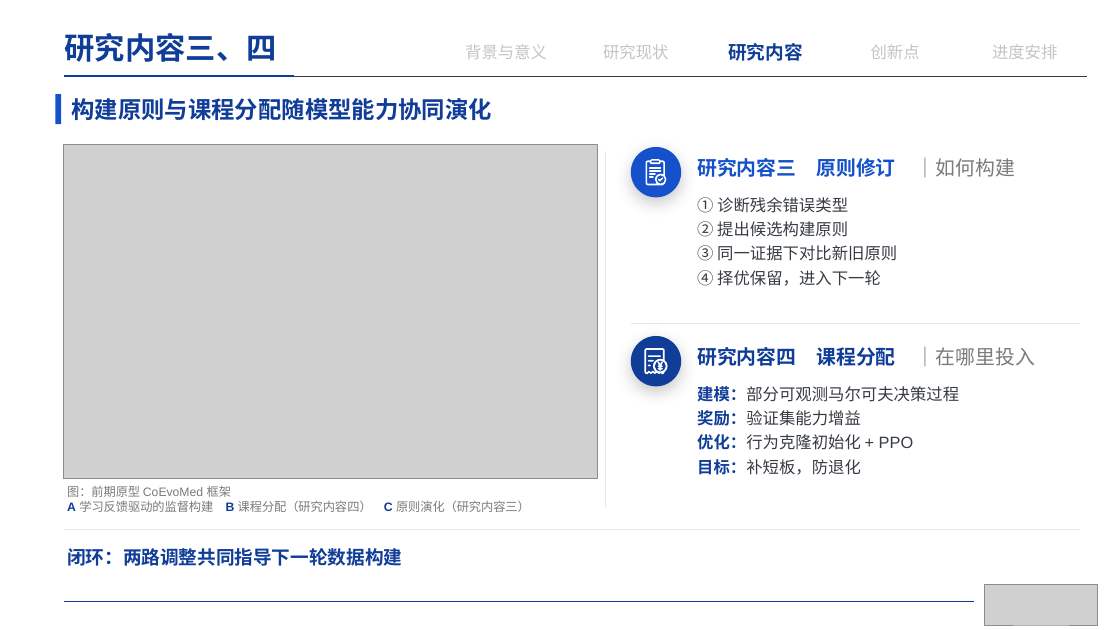
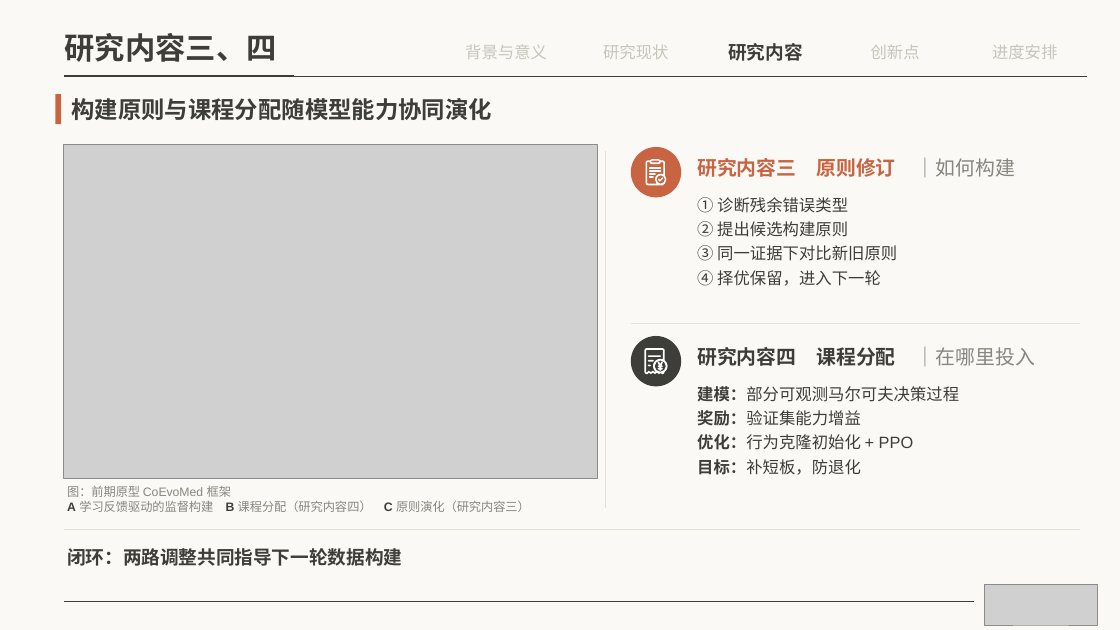
Before and after one commit to irving-2222/Graduation-Thesis, a slide deck: slide 16 of 开题答辩.pptx. Drawn at 1120x630 pixels with LibreOffice and Linux fonts; fonts in the diff are those of the drawing; grey boxes stand for pictures. Boxes give left, top, right and bottom in pixels: in the first picture for what was removed or moved away, otherwise in the second. Text is boxed around its words. In the diff, an @@ line names an element or a change of style, - is before the commit and + after.

```diff
--- a/开题答辩.pptx
+++ b/开题答辩.pptx
@@ background #FFFFFF to #FAF9F5 @@
@@ text "研究内容三、四" at <box>65,33,277,62</box>: font Arial to Cambria, text colour #103D98 to #3D3D3A @@
@@ text "研究内容" at <box>728,43,802,61</box>: text colour #103D98 to #3D3D3A @@
@@ line (64, 76) - (1088, 76): stroke #373B43 0.5 pt to #3D3D3A 0.5 pt @@
@@ line (64, 76) - (293, 76): stroke #103D98 1.75 pt to #3D3D3A 1.75 pt @@
@@ text "构建原则与课程分配随模型能力协同演化" at <box>71,98,492,120</box>: font Arial to Cambria, text colour #103D98 to #3D3D3A @@
@@ rectangle at <box>55,94,61,124</box>: fill #1551CA to #C96442 @@
@@ ellipse at <box>631,147,681,197</box>: fill #1551CA to #C96442; shadow off @@
@@ text "研究内容三 原则修订 ｜如何构建" at <box>697,158,1015,177</box>: text colour #1551CA to #C96442 in "研究内容三 原则修订"; text colour #7B7B7B to #87867F in "｜如何构建" @@
@@ line (606, 151) - (606, 508): stroke #E3E6EA 1 pt to #E3E0D6 1 pt @@
@@ text "① 诊断残余错误类型" at <box>697,197,897,286</box>: text colour #373B43 to #3D3D3A @@
@@ line (631, 323) - (1081, 323): stroke #E3E6EA 1 pt to #E3E0D6 1 pt @@
@@ ellipse at <box>631,336,681,386</box>: fill #103D98 to #3D3D3A; shadow off @@
@@ text "研究内容四 课程分配 ｜在哪里投入" at <box>697,347,1035,366</box>: text colour #103D98 to #3D3D3A in "研究内容四 课程分配"; text colour #7B7B7B to #87867F in "｜在哪里投入" @@
@@ text "建模：部分可观测马尔可夫决策过程" at <box>697,386,959,475</box>: text colour #103D98 to #3D3D3A in "建模：部分可观测马尔可夫决策过程", "奖励：验证集能力增益", "优化：行为克隆初始化", "目标：补短板，防退化"; text colour #373B43 to #3D3D3A in "建模：部分可观测马尔可夫决策过程", "奖励：验证集能力增益", "优化：行为克隆初始化 + PPO", "目标：补短板，防退化" @@
@@ text "图：前期原型 CoEvoMed 框架" at <box>67,486,530,512</box>: text colour #7B7B7B to #87867F; text colour #103D98 to #3D3D3A in "A B C" @@
@@ text "闭环：两路调整共同指导下一轮数据构建" at <box>67,548,402,566</box>: text colour #103D98 to #3D3D3A @@
@@ line (64, 529) - (1081, 529): stroke #E3E6EA 1 pt to #E3E0D6 1 pt @@
@@ line (64, 602) - (974, 602): stroke #103D98 0.5 pt to #3D3D3A 0.5 pt @@
```
Also in this commit, not shown: 21 other slides changed, 1 other file.
